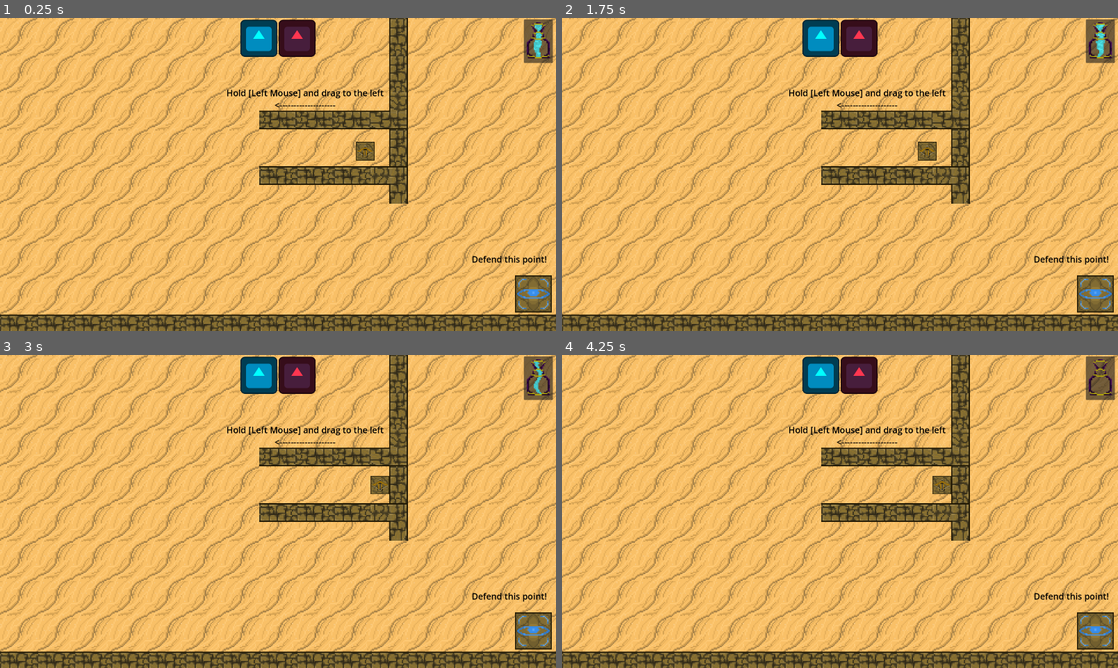
Above: before the commit, frames 1-4 (two rows, left to right).
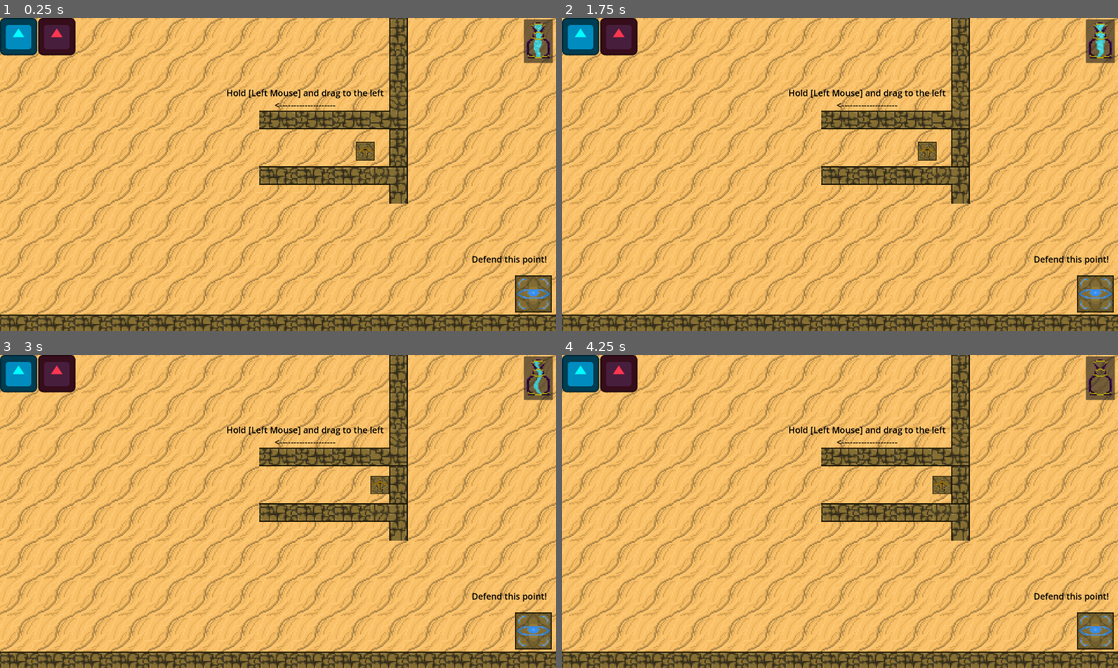
Above: after the commit, the same moments.

Repository: Kaczs/school-jam
Game: Godot game, scene res://Scenes/Levels/level1.tscn
Same seed, same stepped clock (60 frames per second), same inputs: the game is played once before the commit and once after it. The engine's default icon, where the game draws it, is replaced by a stand-in: a white triangle on a blue panel in a dark square.
Inputs (mouse positions are in pixels of both pictures, inside the frame that each line leads up to):
- Up to frame 1 (0.25 s): no input
- Up to frame 2 (1.75 s): move the mouse to (962, 158) at 0.52 s; press the mouse at (962, 158) at 0.53 s; release the mouse at (962, 158) at 1.25 s; drag from (728, 190) to (928, 149) at 1.27 s
- Up to frame 3 (3 s): move the mouse to (333, 442) at 2.02 s; press the mouse at (333, 442) at 2.03 s; tap 1 (local_wind) at 2.1 s; release the mouse at (333, 442) at 2.75 s; drag from (250, 574) to (216, 486) at 2.77 s
- Up to frame 4 (4.25 s): move the mouse to (1006, 558) at 3.52 s; press the mouse at (1006, 558) at 3.53 s; hold Escape (UI_Back) from 3.53 s (still down)

The runs differ from the first frame. In frame 1, 3.2% of the frame differs, in the area x 0-57%, y 0-13%; in frame 2, 3.2%; in frame 3, 3.2%; in frame 4, 3.2%.

Commit message:
Turret targeting no longer works through walls

Diff:
--- a/Assets/Resources/wall_tileset.tres
+++ b/Assets/Resources/wall_tileset.tres
@@ -21,9 +21,9 @@
 agent_radius = 0.0
 
 [sub_resource type="NavigationPolygon" id="NavigationPolygon_qao5n"]
-vertices = PackedVector2Array(64, -1, -64, -3, -64, -64, 64, -64)
+vertices = PackedVector2Array(64, -1, -64, -3, -32, -32, 64, -64)
 polygons = Array[PackedInt32Array]([PackedInt32Array(0, 1, 2, 3)])
-outlines = Array[PackedVector2Array]([PackedVector2Array(-64, -64, 64, -64, 64, -1, -64, -3)])
+outlines = Array[PackedVector2Array]([PackedVector2Array(-32, -32, 64, -64, 64, -1, -64, -3)])
 agent_radius = 0.0
 
 [sub_resource type="TileSetAtlasSource" id="TileSetAtlasSource_24xlg"]
--- a/Scenes/Levels/level1.tscn
+++ b/Scenes/Levels/level1.tscn
@@ -64,14 +64,8 @@
 [node name="UI" type="CanvasLayer" parent="." unique_id=731908525]
 
 [node name="HBoxContainer" type="HBoxContainer" parent="UI" unique_id=1571363831]
-anchors_preset = 5
-anchor_left = 0.5
-anchor_right = 0.5
-offset_left = -130.0
-offset_top = 6.0
-offset_right = 130.0
-offset_bottom = 134.0
-grow_horizontal = 2
+offset_right = 260.0
+offset_bottom = 128.0
 
 [node name="TextureRect" type="TextureRect" parent="UI/HBoxContainer" unique_id=947628330]
 modulate = Color(0, 1, 1, 1)
@@ -107,7 +101,7 @@
 offset_bottom = 80.0
 
 [node name="EnemySpawner" parent="." unique_id=462682666 instance=ExtResource("3_c0r4e")]
-position = Vector2(68, 79)
+position = Vector2(98, 176)
 to_spawn = Array[ExtResource("4_m0h5h")]([SubResource("Resource_xqoth"), SubResource("Resource_nqasx")])
 
 [node name="Goal" parent="." unique_id=967983182 instance=ExtResource("6_m0h5h")]
@@ -115,6 +109,7 @@
 
 [node name="BallistaTower" type="RigidBody2D" parent="." unique_id=1845065025 groups=["tutorial_tower"]]
 position = Vector2(1261, 460)
+collision_mask = 3
 mass = 5.0
 lock_rotation = true
 linear_damp = 1.0
--- a/Scenes/Levels/wind_bottle.gd
+++ b/Scenes/Levels/wind_bottle.gd
@@ -1,9 +1,10 @@
 extends AnimatedSprite2D
 
 func _ready():
+	# Grab the wind change signal from the event bus
 	play("2")
 	EventBus.connect("wind_changed", update_stage)
 
+## Update the animation based on the amount of wind
 func update_stage(wind_count:int):
-	print("Wind changed, updating bottle")
 	play(str(wind_count))
--- a/Scenes/Towers/ballista_tower.tscn
+++ b/Scenes/Towers/ballista_tower.tscn
@@ -12,6 +12,7 @@
 radius = 400.0
 
 [node name="BallistaTower" type="RigidBody2D" unique_id=1845065025]
+collision_mask = 3
 mass = 5.0
 lock_rotation = true
 linear_damp = 1.0
--- a/Scripts/Towers/ballista_tower.gd
+++ b/Scripts/Towers/ballista_tower.gd
@@ -13,7 +13,8 @@
 		# Start the timer and spawn an initial shot
 		if cooldown_timer.time_left <= 0:
 			cooldown_timer.start()
-			spawn_projectile()
+			if check_line_of_sight():
+				spawn_projectile()
 
 
 func _on_attack_range_body_entered(body: Node2D) -> void:
@@ -36,4 +37,21 @@
 func _on_cooldown_timeout() -> void:
 	# Every timeout
 	if targets.is_empty() == false:
-		spawn_projectile()
+		if check_line_of_sight():
+			spawn_projectile()
+
+## Returns true if there's a unobstructed view to the target
+func check_line_of_sight():
+	# Make the actual ray
+	var query = PhysicsRayQueryParameters2D.create(global_position, targets[0].global_position)
+	# Exclude self
+	query.exclude = [self.get_rid(), targets[0].get_rid()]
+	# Prevent enemies (ie. the targets) from counting as blocking the shot
+	query.collision_mask = 1
+	# Does it hit something or not?
+	var result = get_world_2d().direct_space_state.intersect_ray(query)
+	if result.is_empty():
+		return true
+	else:
+		print(result)
+		return false
--- a/Scripts/level_manager.gd
+++ b/Scripts/level_manager.gd
@@ -1,6 +1,6 @@
 extends Node
 
-var unlocked_levels:Array = [preload("res://Scenes/Levels/test.tscn")]
+var unlocked_levels:Array = [preload("res://Scenes/Levels/test.tscn"), preload("res://Scenes/Levels/level1.tscn")]
 
 var level_unlocks:Dictionary = {
 	"test":preload("res://Scenes/Levels/tower_testing.tscn")
--- a/project.godot
+++ b/project.godot
@@ -63,6 +63,11 @@
 ]
 }
 
+[layer_names]
+
+2d_physics/layer_1="Walls/Other Obstruction"
+2d_physics/layer_2="Enemies"
+
 [physics]
 
 2d/default_gravity=0.0
Not shown: 1 places in MainMenu/main.tscn that only renumber resources
